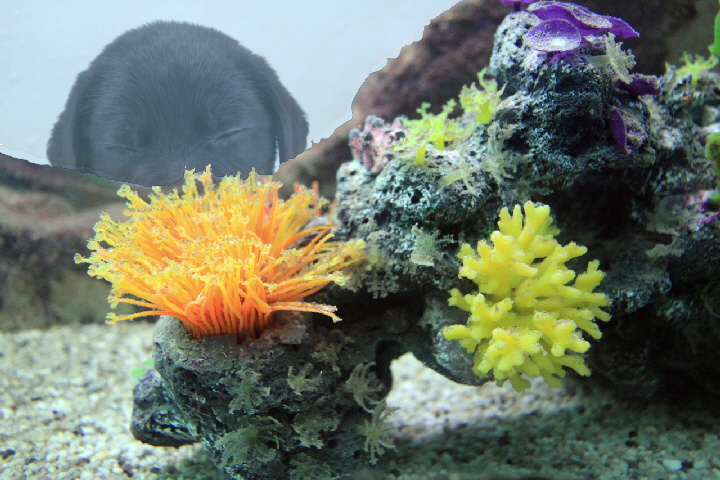
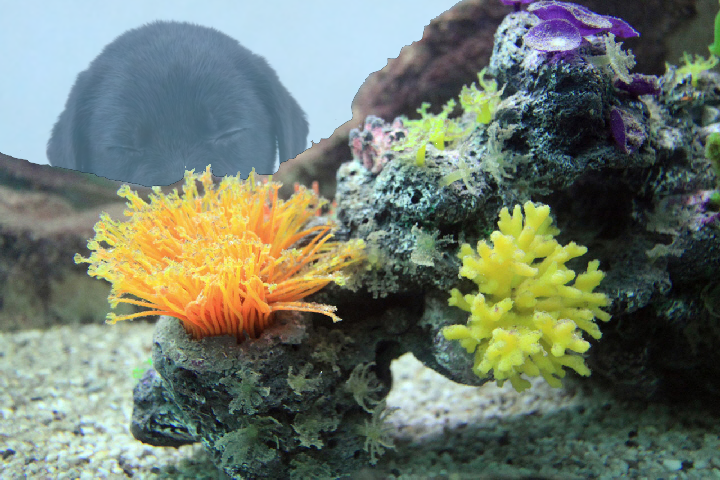
Layers edited between the first and the second 720×480 image:
painted on "foreground" over 0, 20, 431, 187
"Layer 2": opacity 42% → 50%, painted on it over 0, 0, 462, 188
